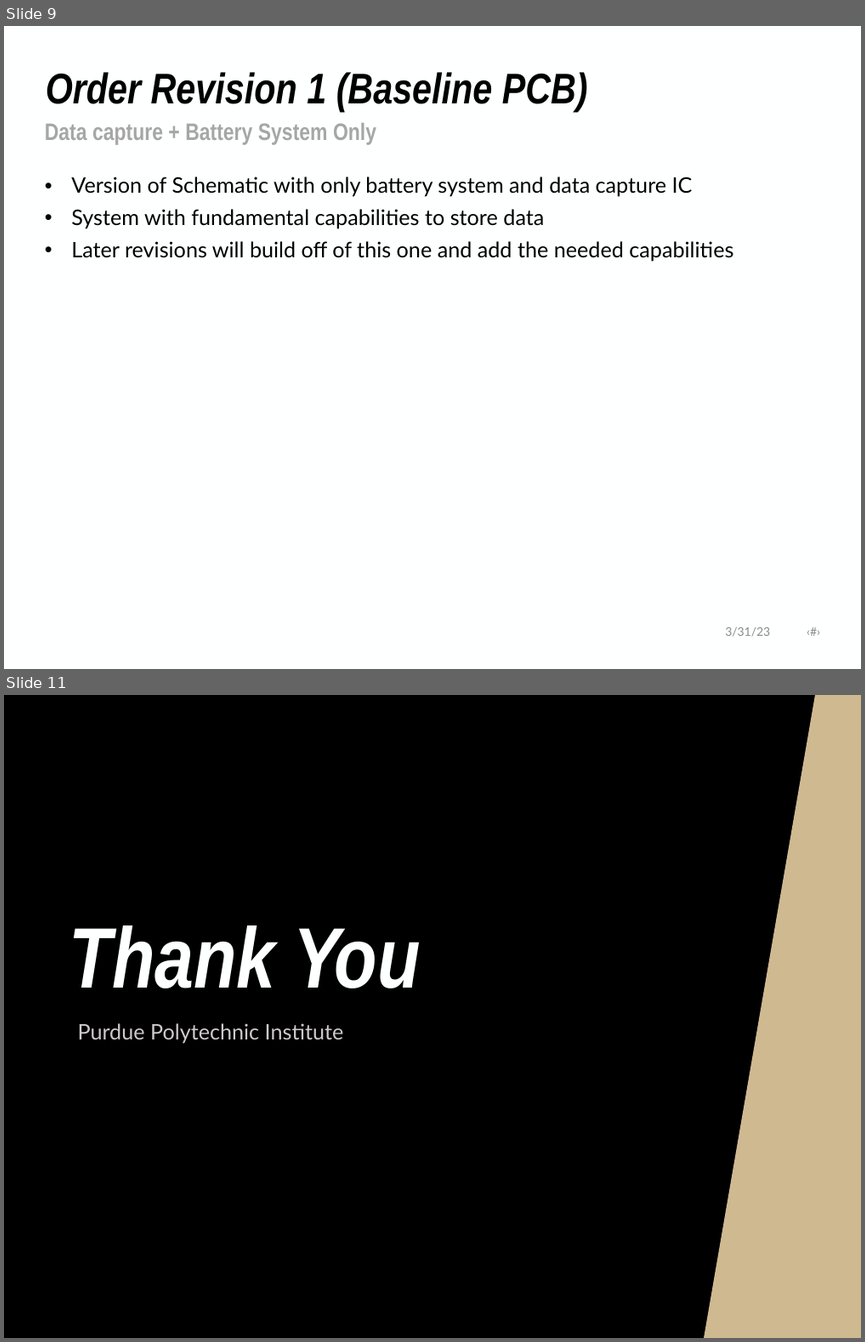
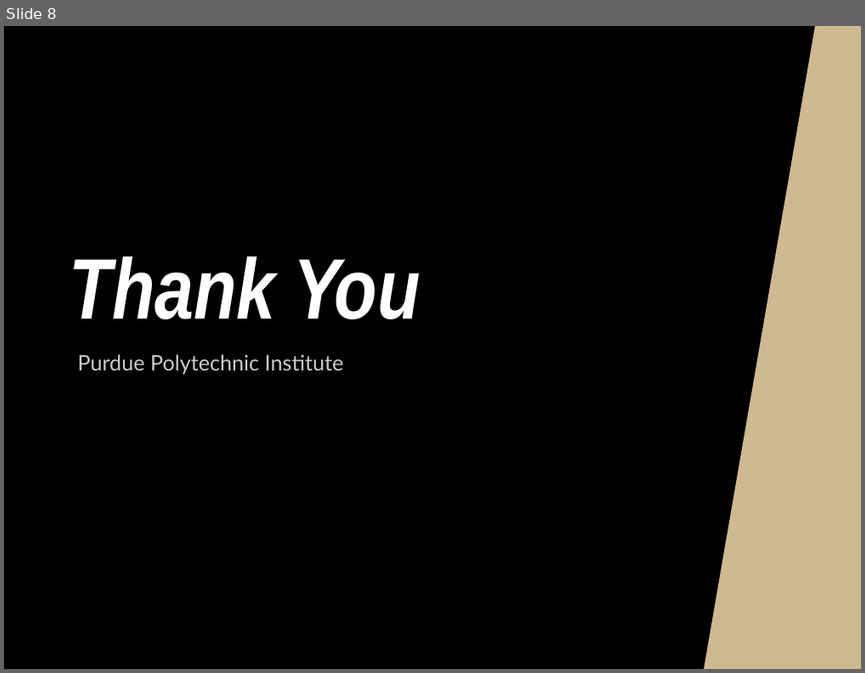
Before and after one commit to NHuang58/Biomedical_Device_PCB, a slide deck: Documentation/Slides/Week_9.pptx. Shown one above the other, each under a label of ours: slides 9 and 11 before the commit, slide 8 after it; the slides between them are not shown. The pictures are 865x1342 and 865x673 pixels, drawn with LibreOffice and Linux fonts; fonts in the diff are those of the drawing; background and template pictures are left out. Boxes give left, top, right and bottom in pixels: in the first picture for what was removed or moved away, otherwise in the second. Text is boxed around its words. In the diff, an @@ line names an element or a change of style, - is before the commit and + after.

```diff
--- a/Documentation/Slides/Week_9.pptx
+++ b/Documentation/Slides/Week_9.pptx
@@ slide 9 removed at bbox=[4, 26, 861, 669], background #FEFFFF @@
@@ title removed at bbox=[46, 72, 588, 112] @@
-Order Revision 1 (Baseline PCB)
@@ text removed at bbox=[45, 123, 376, 145] @@
-Data capture + Battery System Only
@@ text removed at bbox=[71, 176, 733, 261] @@
-• Version of Schematic with only battery system and data capture IC
-• System with fundamental capabilities to store data
-• Later revisions will build off of this one and add the needed capabilities
@@ text removed at bbox=[725, 627, 770, 636] @@
-3/31/23 ‹#›
@@ what was slide 11 is now slide 8 @@
```
Also in this commit, not shown: 4 slides changed, 3 slides added, 5 other slides removed, 24 other files.
